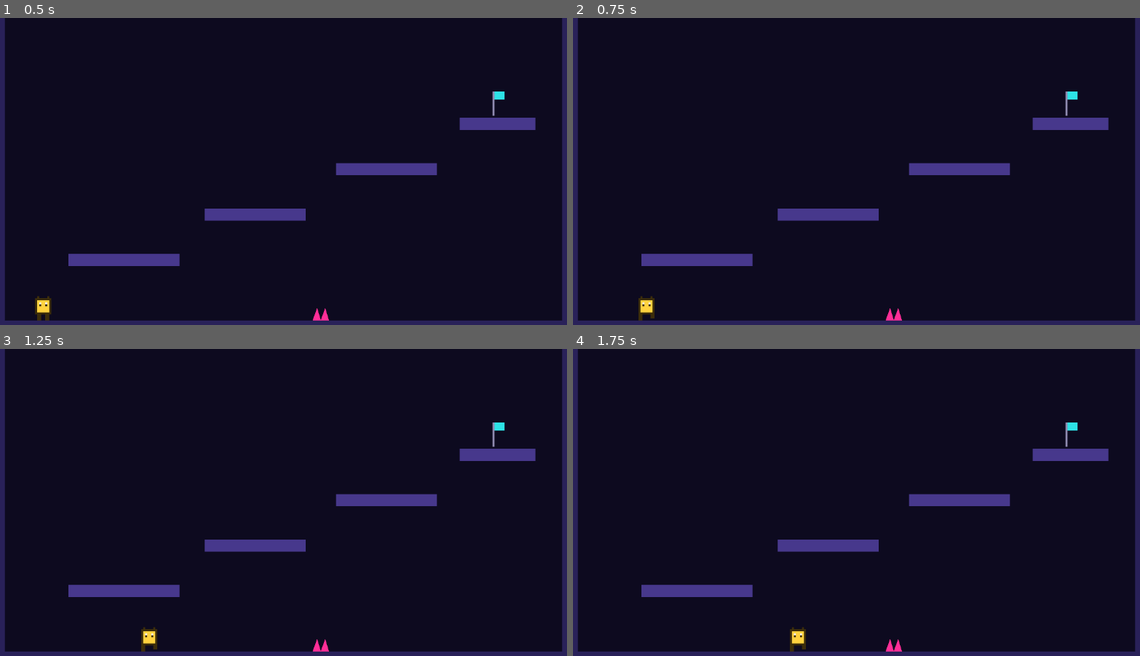
Above: before the commit, frames 1-4 (two rows, left to right).
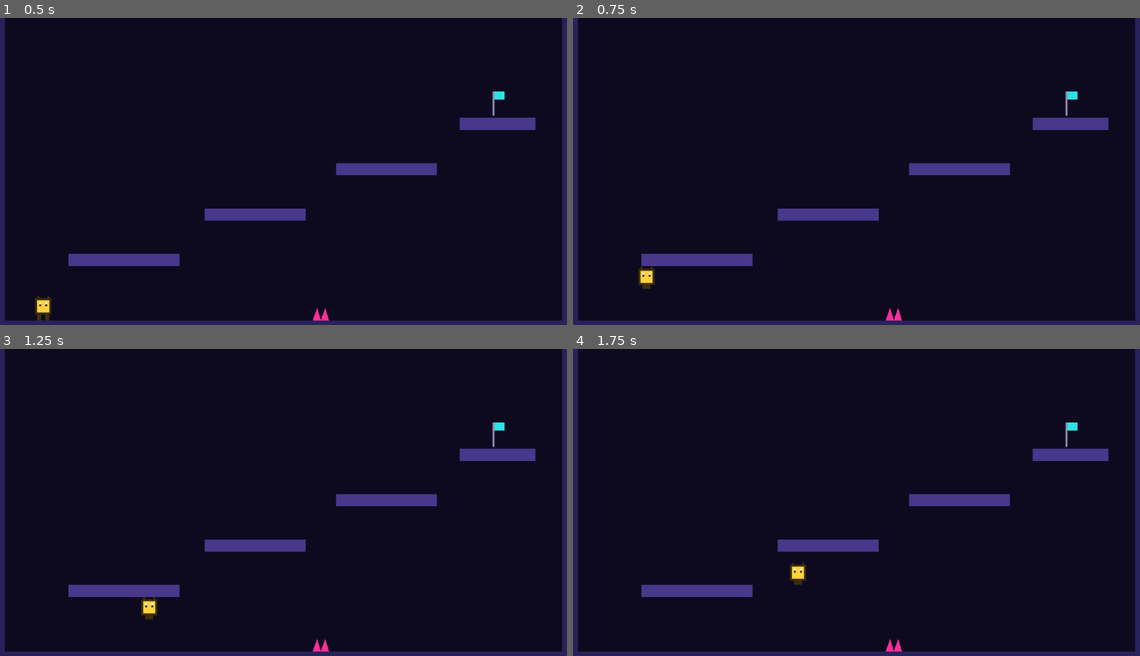
Above: after the commit, the same moments.

Repository: ezw07/lab3-platformer
Game: Godot game, scene res://main.tscn
Two runs of this game, one before a commit and one after it. Both use one fixed random seed, a clock stepped at 60 frames per second and the inputs below.
Inputs:
- Up to frame 1 (0.5 s): no input
- Up to frame 2 (0.75 s): tap Enter at 0.5 s; hold Right (move_right) from 0.53 s (still down); tap Space (jump, bound only after the commit) at 0.6 s
- Up to frame 3 (1.25 s): keep holding Right (move_right); tap Space (jump, bound only after the commit) at 0.77, 1.07 s
- Up to frame 4 (1.75 s): keep holding Right (move_right); tap Space (jump, bound only after the commit) at 1.35, 1.52 s

Frame 1 is identical in both runs. In frame 2, 0.3% of the frame differs, in the area x 11-15%, y 81-99%; in frame 3, 0.3%; in frame 4, 0.3%, in the area x 38-42%, y 69-99%.

Commit message:
Milestone 5

Diff:
--- a/player.gd
+++ b/player.gd
@@ -50,6 +50,8 @@
 		State.AIR:
 			if is_on_floor():
 				_change_state(State.IDLE if direction == 0.0 else State.RUN)
+			if Input.is_action_just_pressed("jump"):
+				velocity.y = jump_velocity
 
 	move_and_slide()
 	if position.y > get_viewport_rect().size.y + 100.0:
--- a/project.godot
+++ b/project.godot
@@ -28,6 +28,13 @@
 , Object(InputEventKey,"resource_local_to_scene":false,"resource_name":"","device":-1,"window_id":0,"alt_pressed":false …(183 unchanged characters)…
 ]
 }
+jump={
+"deadzone": 0.2,
+"events": [Object(InputEventKey,"resource_local_to_scene":false,"resource_name":"","device":-1,"window_id":0,"alt_pressed":false,"shift_pressed":false,"ctrl_pressed":false,"meta_pressed":false,"pressed":false,"keycode":0,"physical_keycode":32,"key_label":0,"unicode":32,"location":0,"echo":false,"script":null)
+, Object(InputEventKey,"resource_local_to_scene":false,"resource_name":"","device":-1,"window_id":0,"alt_pressed":false,"shift_pressed":false,"ctrl_pressed":false,"meta_pressed":false,"pressed":false,"keycode":0,"physical_keycode":87,"key_label":0,"unicode":119,"location":0,"echo":false,"script":null)
+, Object(InputEventKey,"resource_local_to_scene":false,"resource_name":"","device":-1,"window_id":0,"alt_pressed":false,"shift_pressed":false,"ctrl_pressed":false,"meta_pressed":false,"pressed":false,"keycode":0,"physical_keycode":4194320,"key_label":0,"unicode":0,"location":0,"echo":false,"script":null)
+]
+}
 
 [layer_names]
 
Binary file added: shot.png
Not shown, added: shot.png.import
Not shown, changed: README.md
